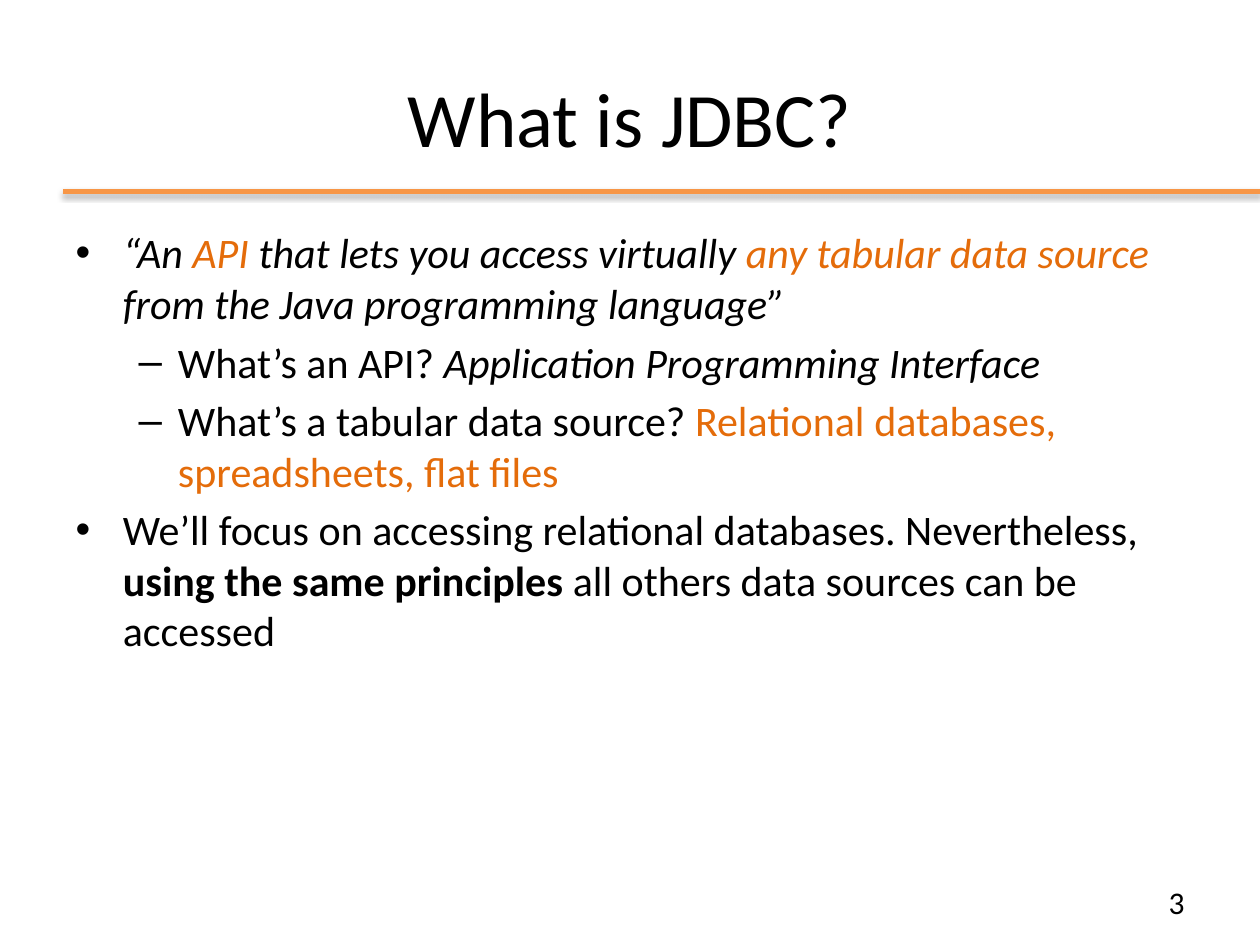
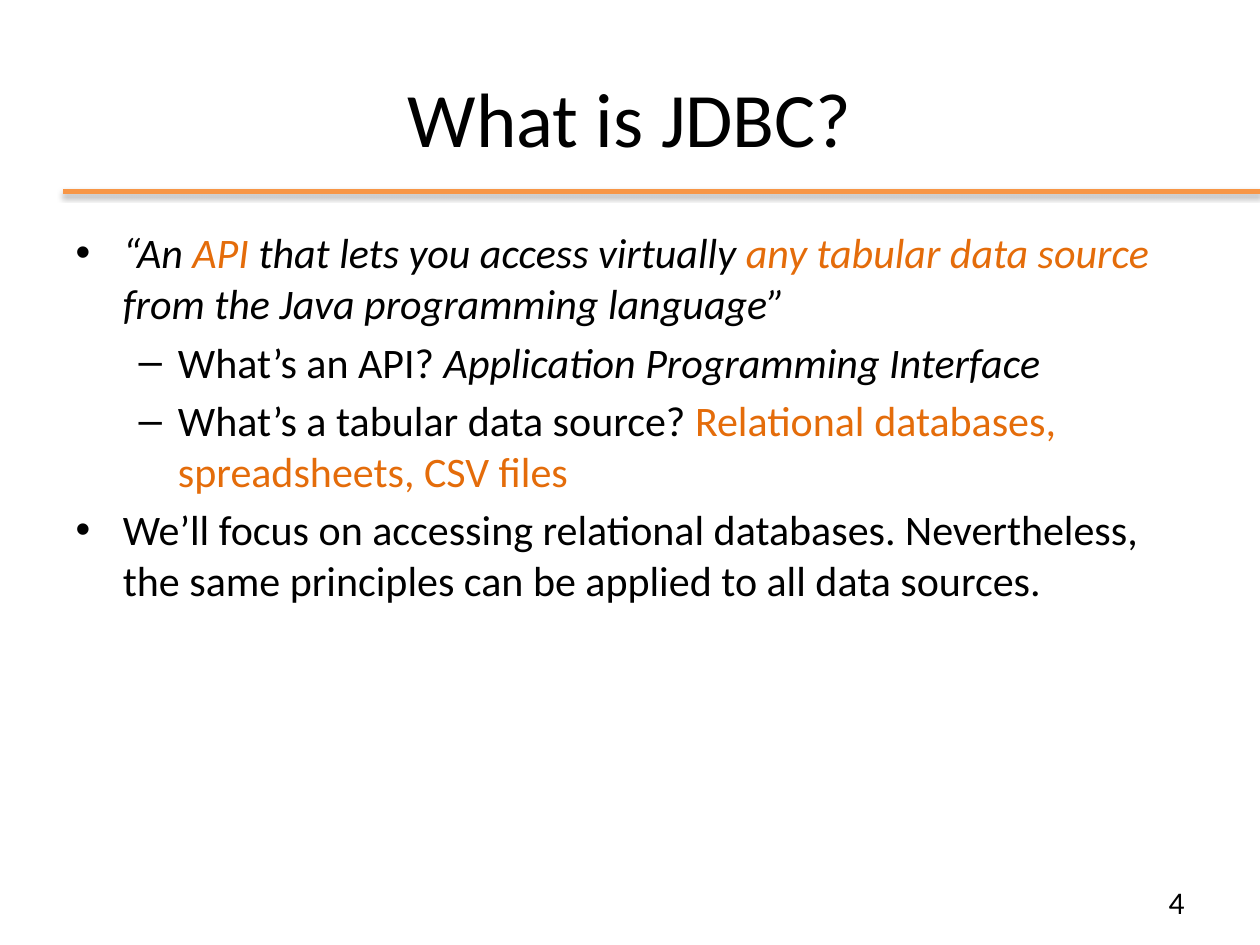
Before and after one commit to Andrea99-beep/ooprogramming, a slide deck: slide 4 of slides/ppt/08_JDBC.pptx (slide 3 before the commit). Drawn at 1260x945 pixels with LibreOffice and Linux fonts; fonts in the diff are those of the drawing; background and template pictures are left out. Boxes give left, top, right and bottom in pixels: in the first picture for what was removed or moved away, otherwise in the second. Text is boxed around its words. In the diff, an @@ line names an element or a change of style, - is before the commit and + after.

```diff
--- a/slides/ppt/08_JDBC.pptx
+++ b/slides/ppt/08_JDBC.pptx
@@ text at (x1=123, y1=406, x2=1138, y2=603): text changed @@
-  – What’s a tabular data source? Relational databases, spreadsheets, flat files
-• We’ll focus on accessing relational databases. Nevertheless, using the same principles all others data sources can be accessed
+  – What’s a tabular data source? Relational databases, spreadsheets, CSV files
+• We’ll focus on accessing relational databases. Nevertheless, the same principles can be applied to all data sources.
@@ page number at (x1=1169, y1=893, x2=1185, y2=914): text changed @@
-3
+4
```
Also in this commit, not shown: 15 other slides changed, 1 slide added, 1 slide removed, 13 other files.
